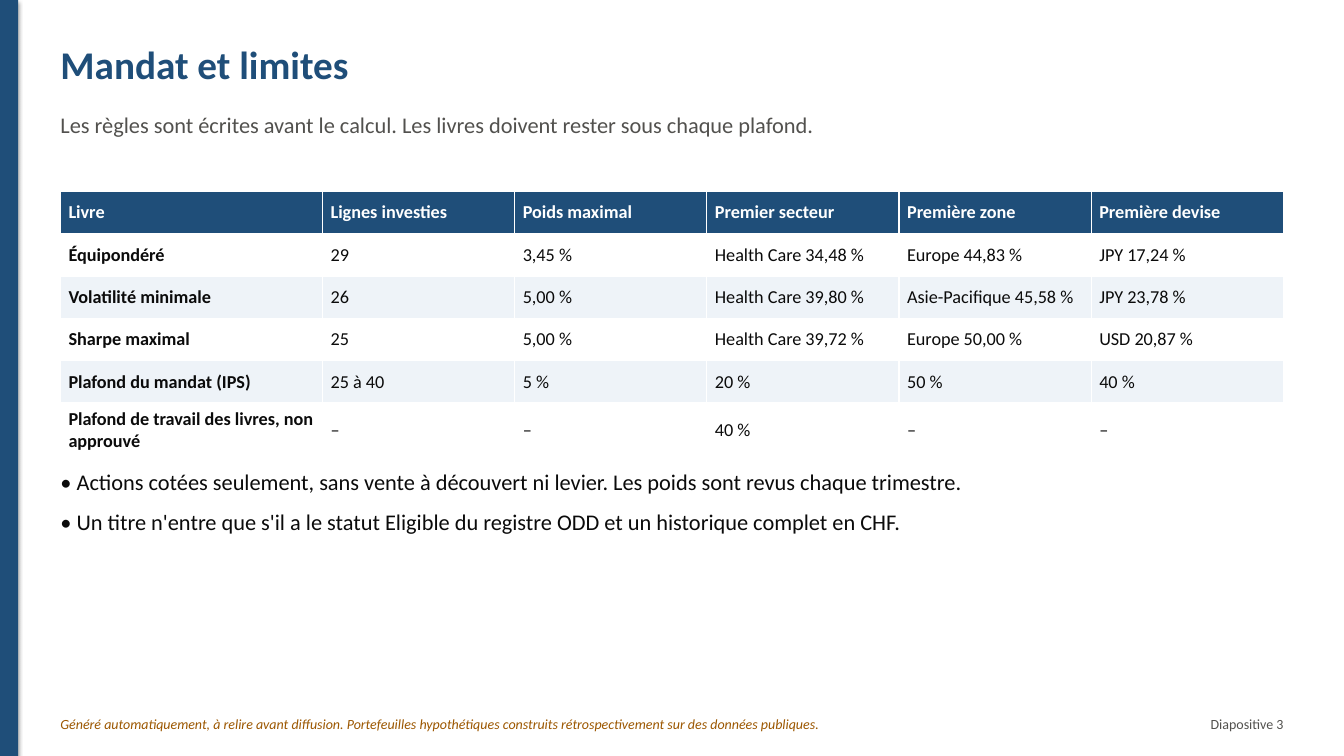
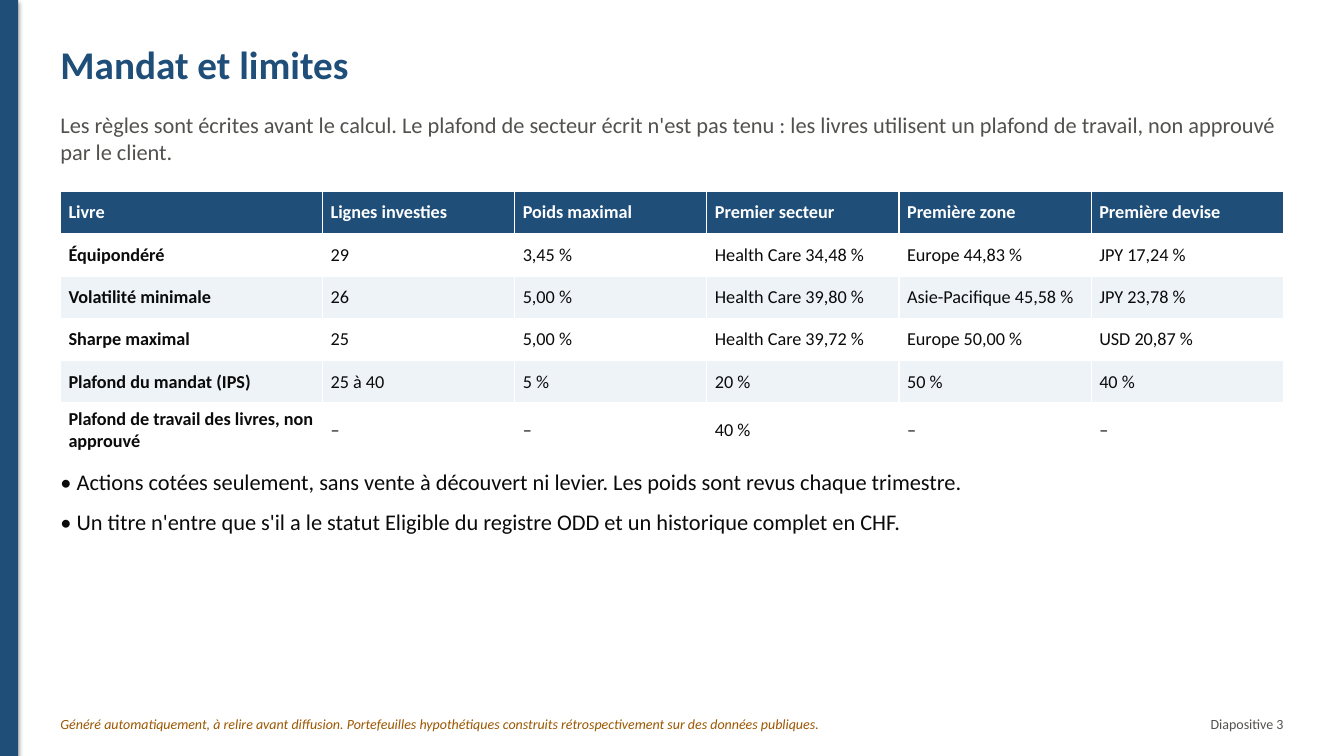
Before and after one commit to fatybarbosa/investment-analytics-platform, a slide deck: slide 3 of reports/management/presentation_management.pptx. Drawn at 1344x756 pixels with LibreOffice and Linux fonts; fonts in the diff are those of the drawing. Boxes give left, top, right and bottom in pixels: in the first picture for what was removed or moved away, otherwise in the second. Text is boxed around its words. In the diff, an @@ line names an element or a change of style, - is before the commit and + after.

```diff
--- a/reports/management/presentation_management.pptx
+++ b/reports/management/presentation_management.pptx
@@ text at (x1=60, y1=117, x2=1274, y2=164): text changed @@
-Les règles sont écrites avant le calcul. Les livres doivent rester sous chaque plafond.
+Les règles sont écrites avant le calcul. Le plafond de secteur écrit n'est pas tenu : les livres utilisent un plafond de travail, non approuvé par le client.
```
Also in this commit, not shown: 1 other slide changed, 13 other files.
